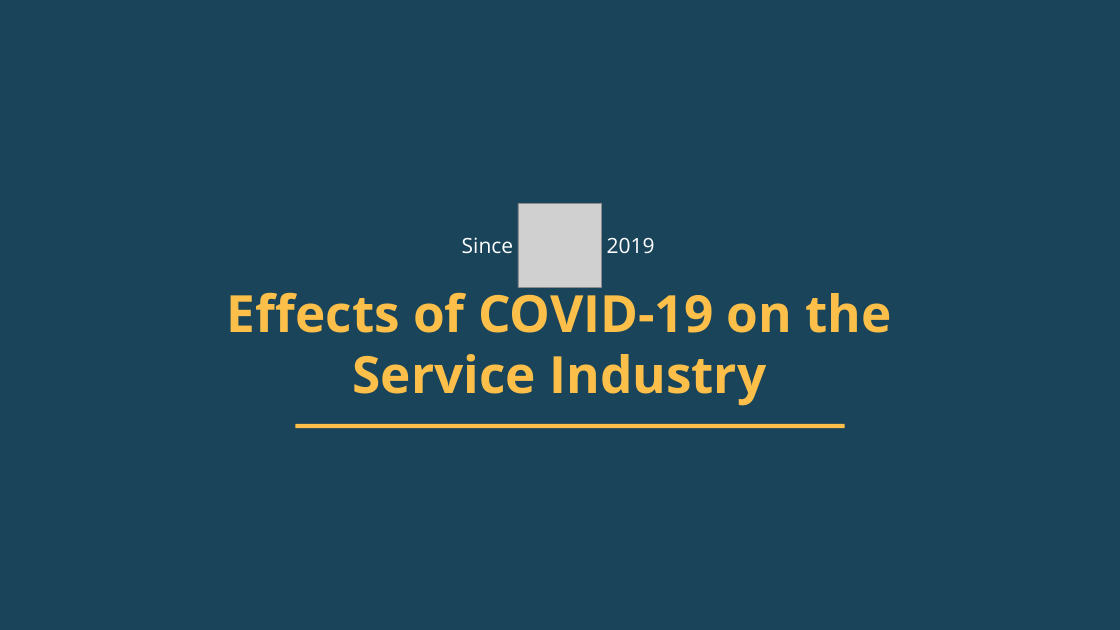
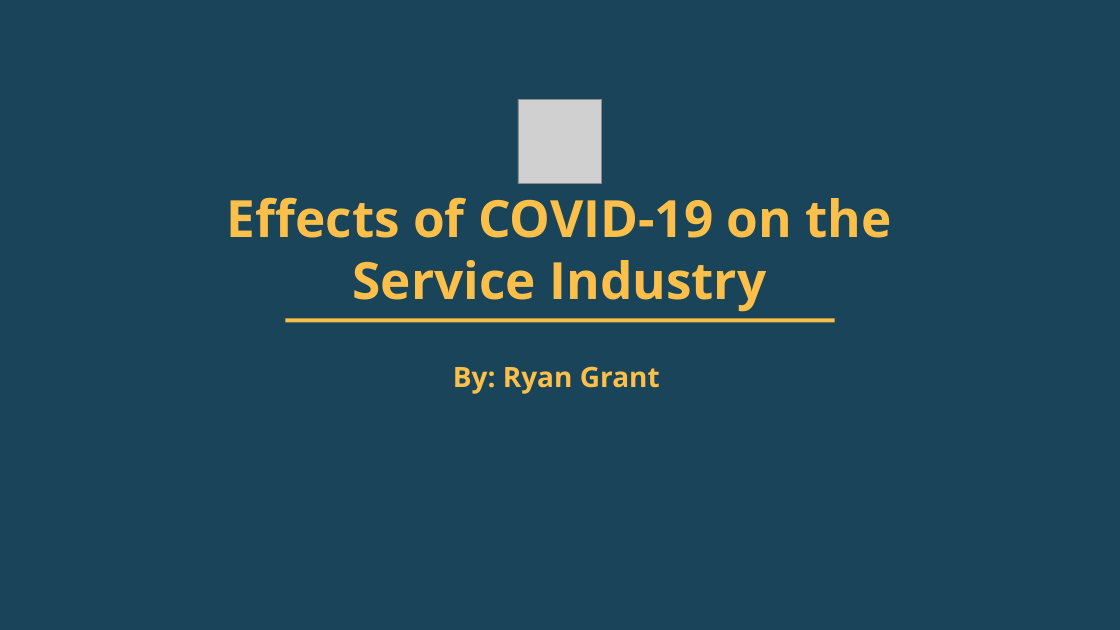
Before and after one commit to rgrant01/COVID-service-industry, a slide deck: slide 1 of Capstone Presentation.pptx. Drawn at 1120x630 pixels with LibreOffice and Linux fonts; fonts in the diff are those of the drawing; grey boxes stand for pictures; background and template pictures are left out. Boxes give left, top, right and bottom in pixels: in the first picture for what was removed or moved away, otherwise in the second. Text is boxed around its words. In the diff, an @@ line names an element or a change of style, - is before the commit and + after.

```diff
--- a/Capstone Presentation.pptx
+++ b/Capstone Presentation.pptx
@@ picture: place and size @@
-picture at bbox=[518, 203, 602, 287]
+picture at bbox=[518, 99, 602, 183]
@@ text "Effects of COVID-19 on the ..." rewrapped from bbox=[227, 284, 892, 406] to bbox=[227, 197, 892, 312] @@
@@ text removed at bbox=[462, 237, 513, 254] @@
-Since
@@ text removed at bbox=[607, 237, 655, 254] @@
-2019
@@ rectangle: place and size @@
-rectangle at bbox=[296, 424, 845, 429]
+rectangle at bbox=[286, 318, 835, 323]
@@ text added at bbox=[453, 366, 660, 394], 24 pt, text #FCBF49, bold @@
+By: Ryan Grant
```
Also in this commit, not shown: 3 other slides changed, 1 slide added, 1 slide removed, 2 other files.
